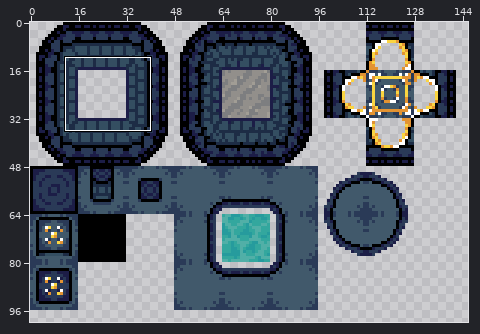
File history of a sprite sheet, Assets/Environment/Alantis.png. The first picture is a wide view before the edit; the outline marks the close-up.
Close-up. Before the commit:
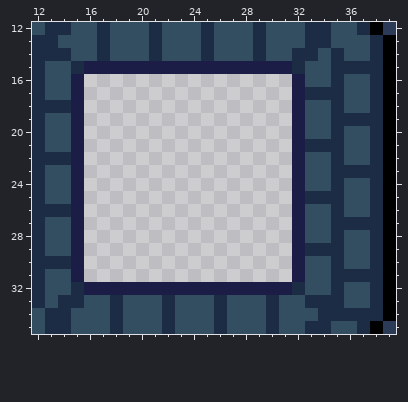
The file is 160x160 pixels. Shown: x 12..39, y 12..35. The wide view leaves out empty margins.
Once edited:
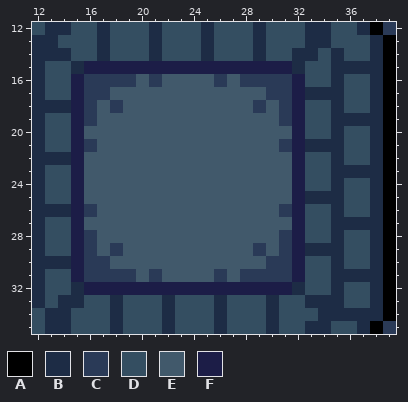
Palette (. is transparent): A #000000  B #1d2c45  C #2a3a57  D #344e61  E #41596b  F #1c1d47
What changed:
@@ x 12..39 @@
 15 BDDBFFFFFFFFFFFFFFFFBDDBBBBA
-16 BDDF................FDDBDDBA
-17 BDDF................FBBBDDBA
-18 BBBF................FDDBDDBA
-19 BDDF................FDDBBBBA
-20 BDDF................FDDBDDBA
-21 BDDF................FBBBDDBA
-22 BBBF................FDDBDDBA
-23 BDDF................FDDBBBBA
-24 BDDF................FDDBDDBA
-25 BDDF................FBBBDDBA
-26 BBBF................FDDBDDBA
-27 BDDF................FDDBBBBA
-28 BDDF................FDDBDDBA
-29 BDDF................FBBBDDBA
-30 BBBF................FDDBDDBA
-31 BDDF................FDDBBBBA
+16 BDDFCCCCECEEEECECCCCFDDBDDBA
+17 BDDFCCEEEEEEEEEEEECCFBBBDDBA
+18 BBBFCECEEEEEEEEEECECFDDBDDBA
+19 BDDFCEEEEEEEEEEEEEECFDDBBBBA
+20 BDDFEEEEEEEEEEEEEEEEFDDBDDBA
+21 BDDFCEEEEEEEEEEEEEECFBBBDDBA
+22 BBBFEEEEEEEEEEEEEEEEFDDBDDBA
+23 BDDFEEEEEEEEEEEEEEEEFDDBBBBA
+24 BDDFEEEEEEEEEEEEEEEEFDDBDDBA
+25 BDDFEEEEEEEEEEEEEEEEFBBBDDBA
+26 BBBFCEEEEEEEEEEEEEECFDDBDDBA
+27 BDDFEEEEEEEEEEEEEEEEFDDBBBBA
+28 BDDFCEEEEEEEEEEEEEECFDDBDDBA
+29 BDDFCECEEEEEEEEEECECFBBBDDBA
+30 BBBFCCEEEEEEEEEEEECCFDDBDDBA
+31 BDDFCCCCECEEEECECCCCFDDBBBBA
 32 BDDBFFFFFFFFFFFFFFFFBDDBDDBA
